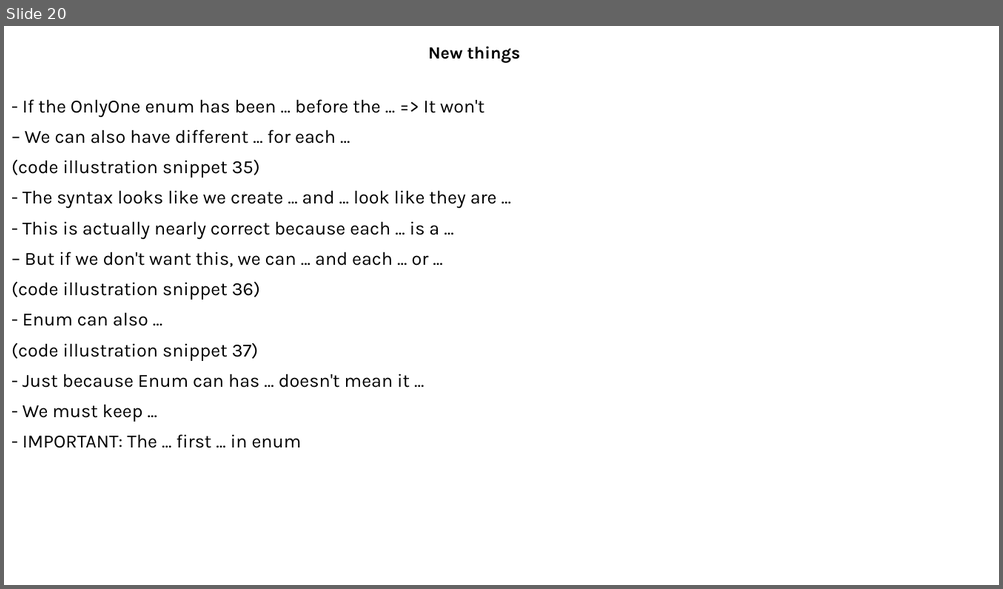
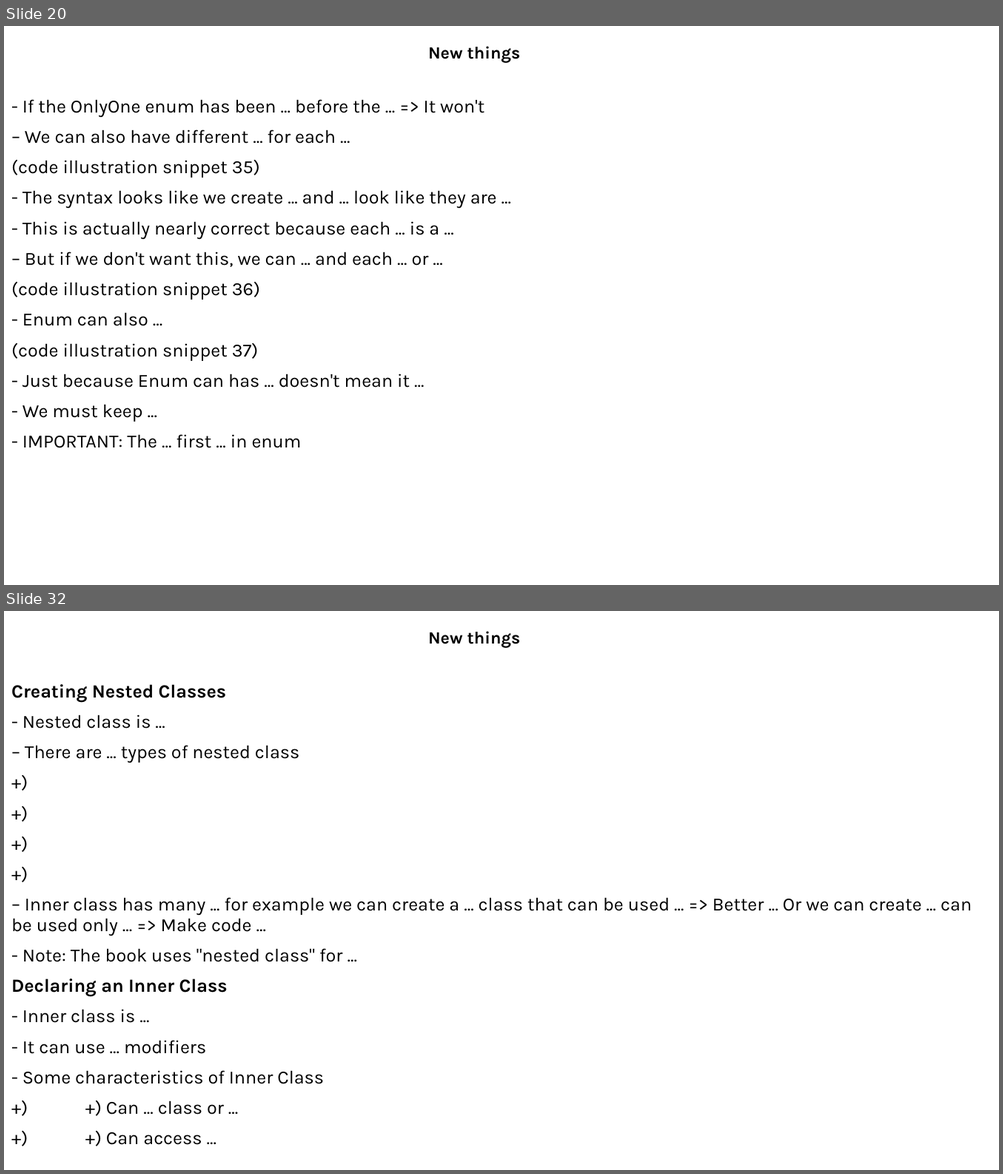
Before and after one commit to MaiDinhVinh/CS-Java, a slide deck: OCP17/Chapter 6 - Class Design and Chapter 7 - Beyond classes.pptx. Shown one above the other, each under a label of ours: slide 20 before the commit, slides 20 and 32 after it; the slides between them are not shown. The pictures are 1003x589 and 1003x1174 pixels, drawn with LibreOffice and Linux fonts; fonts in the diff are those of the drawing. Boxes give left, top, right and bottom in pixels: in the first picture for what was removed or moved away, otherwise in the second. Text is boxed around its words. In the diff, an @@ line names an element or a change of style, - is before the commit and + after.

```diff
--- a/OCP17/Chapter 6 - Class Design and Chapter 7 - Beyond classes.pptx
+++ b/OCP17/Chapter 6 - Class Design and Chapter 7 - Beyond classes.pptx
@@ slide 32 added at [4,611,999,1170], background #FFFFFF @@
@@ subtitle added at [428,631,521,648], 16.6 pt, text #000000, bold @@
+New things
@@ text added at [11,684,971,1145], 18 pt, text #000000 @@
+Creating Nested Classes
+- Nested class is ...
+– There are ... types of nested class
++)
++)
++)
++)
+– Inner class has many ... for example we can create a ... class that can be used ... => Better ... Or we can create ... can be used only ... => Make code ...
+- Note: The book uses "nested class" for ...
+Declaring an Inner Class
+- Inner class is ...
+- It can use ... modifiers
+- Some characteristics of Inner Class
++) +) Can ... class or ...
++) +) Can access ...
```
Also in this commit, not shown: 18 other slides added.
